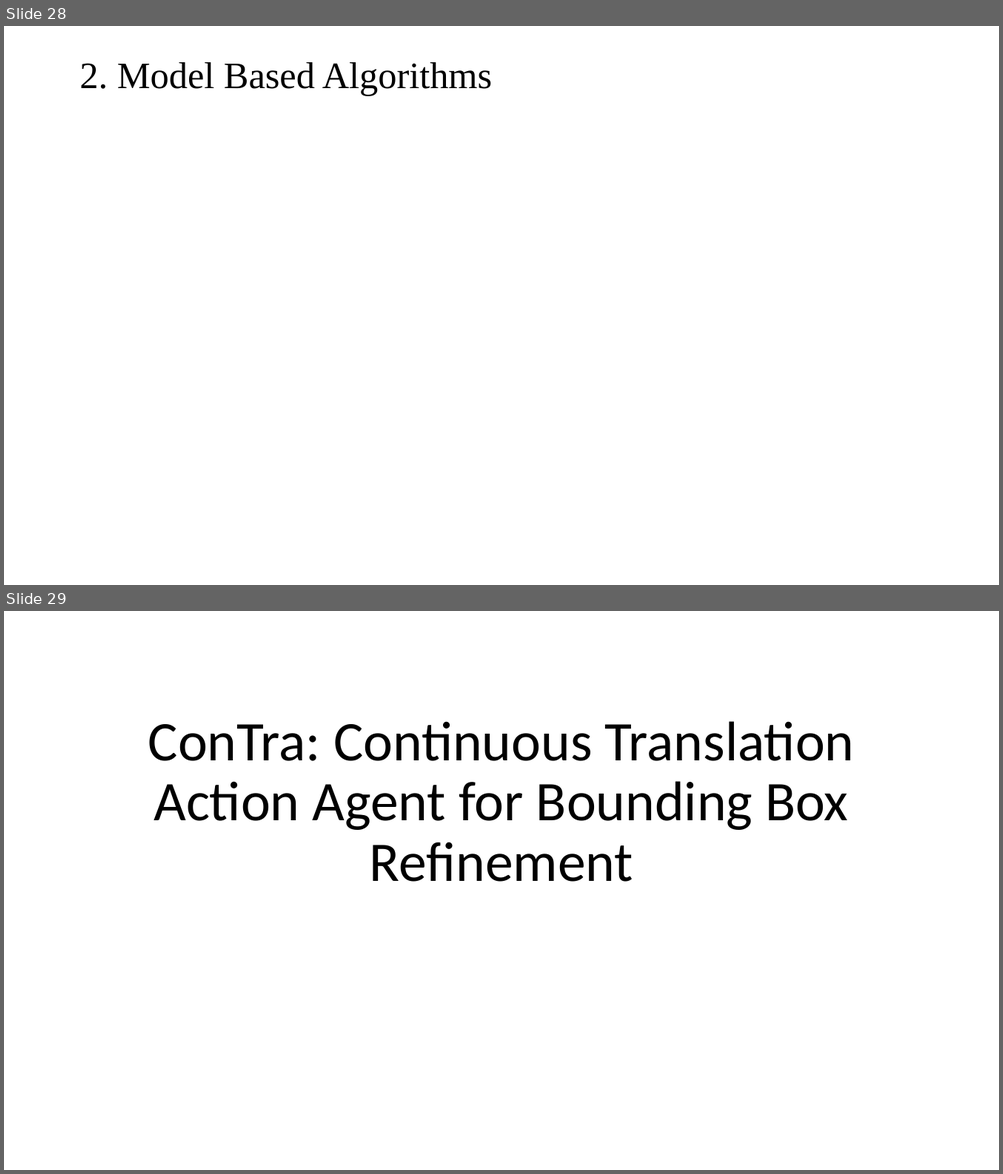
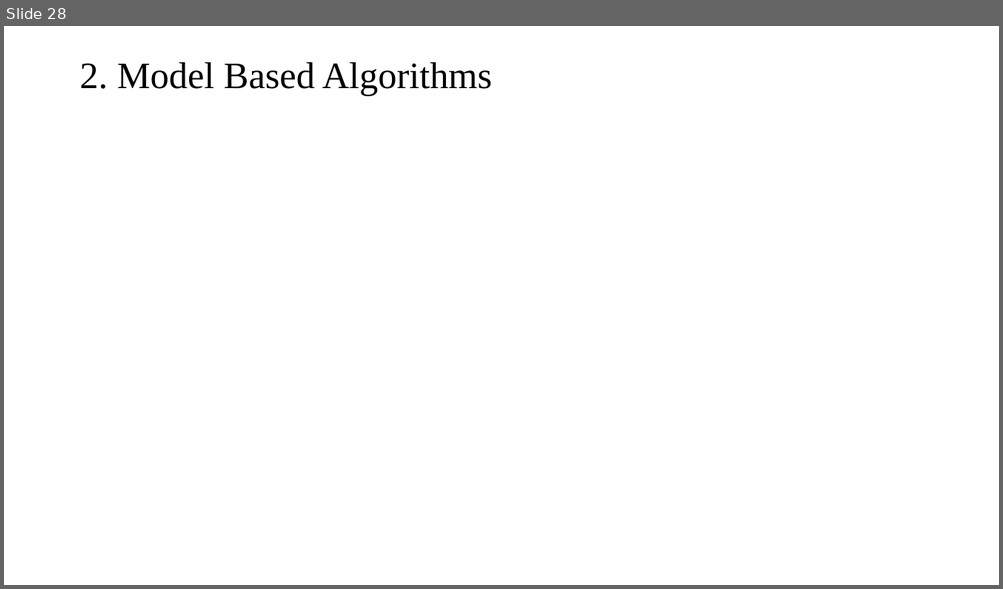
Before and after one commit to mlnewbie1996/Dissertation-MTech, a slide deck: Phase_I/Dissertation_Phase1.pptx. Shown one above the other, each under a label of ours: slides 28 and 29 before the commit, slide 28 after it. The pictures are 1003x1174 and 1003x589 pixels, drawn with LibreOffice and Linux fonts; fonts in the diff are those of the drawing; grey boxes stand for pictures. Boxes give left, top, right and bottom in pixels: in the first picture for what was removed or moved away, otherwise in the second. Text is boxed around its words. In the diff, an @@ line names an element or a change of style, - is before the commit and + after.

```diff
--- a/Phase_I/Dissertation_Phase1.pptx
+++ b/Phase_I/Dissertation_Phase1.pptx
@@ slide 29 removed at bbox=[4, 611, 999, 1170], background #FFFFFF @@
@@ title removed at bbox=[148, 721, 854, 882] @@
-ConTra: Continuous Translation Action Agent for Bounding Box Refinement
```
Also in this commit, not shown: 1 slide changed, 1 slide added, 5 other files.
